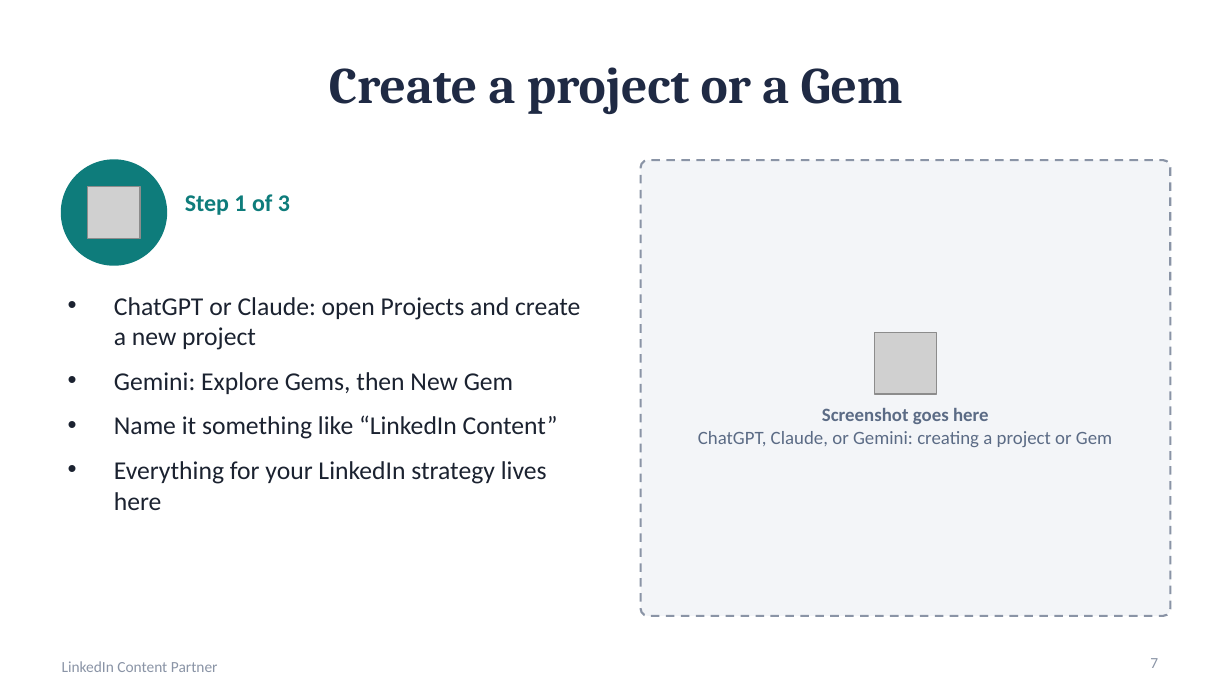
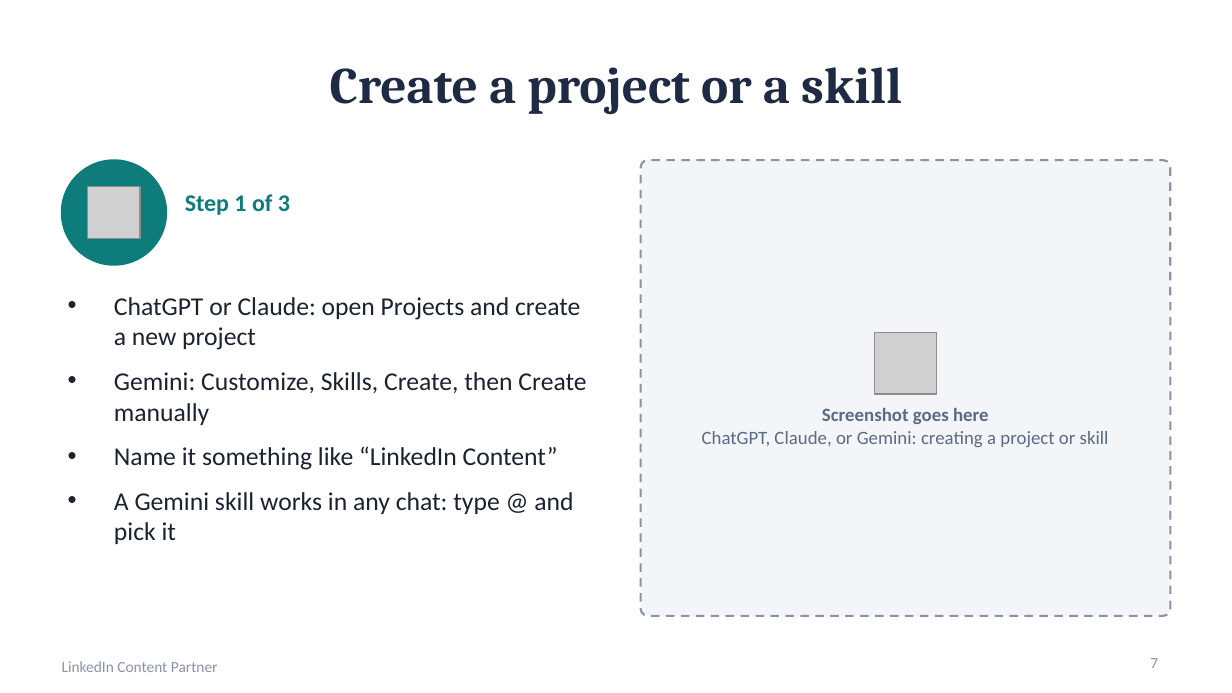
Before and after one commit to crystaljonespmp/LinkedIn-Content-Partner, a slide deck: slide 7 of PowerPoint/LinkedIn-Content-Partner-Setup-Slides.pptx. Drawn at 1232x693 pixels with LibreOffice and Linux fonts; fonts in the diff are those of the drawing; grey boxes stand for pictures. Boxes give left, top, right and bottom in pixels: in the first picture for what was removed or moved away, otherwise in the second. Text is boxed around its words. In the diff, an @@ line names an element or a change of style, - is before the commit and + after.

```diff
--- a/PowerPoint/LinkedIn-Content-Partner-Setup-Slides.pptx
+++ b/PowerPoint/LinkedIn-Content-Partner-Setup-Slides.pptx
@@ title at [330,67,902,114]: text changed @@
-Create a project or a Gem
+Create a project or a skill
@@ text at [114,372,586,425]: text changed @@
-• Gemini: Explore Gems, then New Gem
+• Gemini: Customize, Skills, Create, then Create manually
@@ text at [702,431,1109,447]: text changed @@
-ChatGPT, Claude, or Gemini: creating a project or Gem
+ChatGPT, Claude, or Gemini: creating a project or skill
@@ text at [114,492,573,544]: text changed @@
-• Everything for your LinkedIn strategy lives here
+• A Gemini skill works in any chat: type @ and pick it
```
Also in this commit, not shown: 3 other slides changed, 3 other files.
